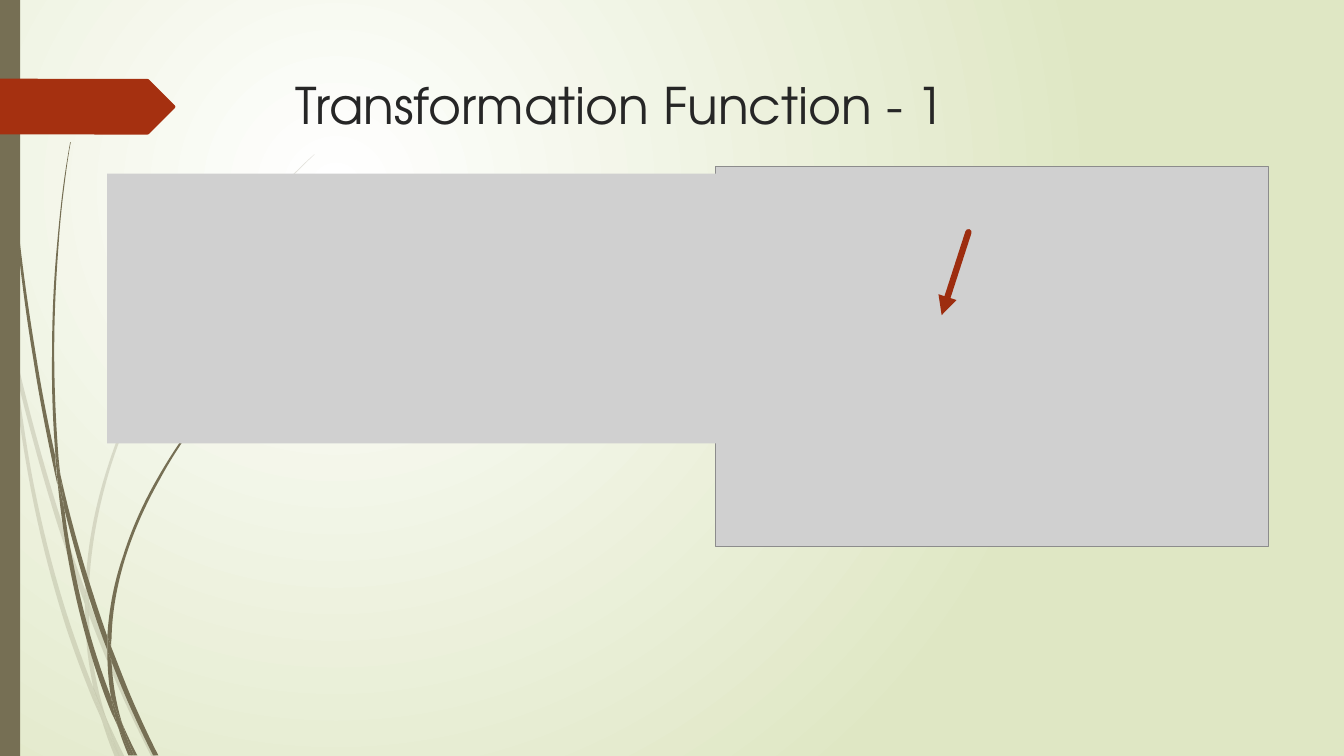
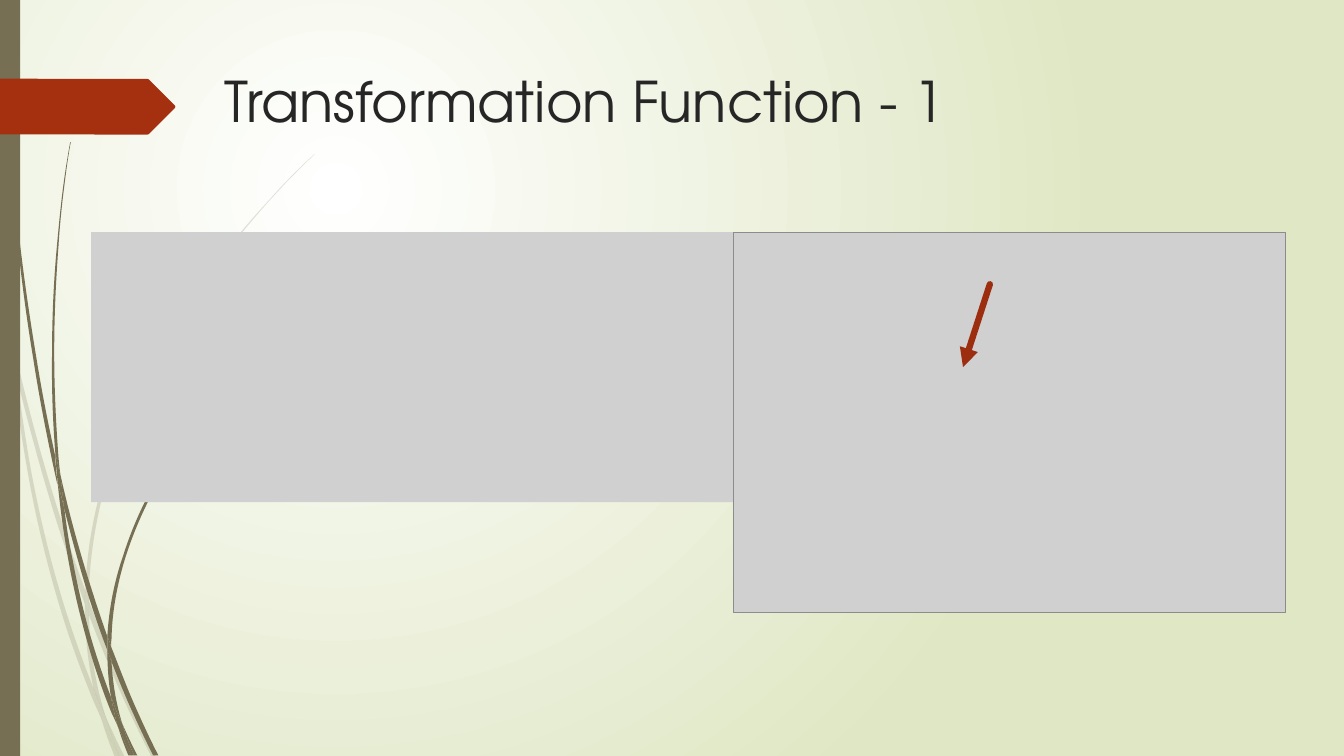
Before and after one commit to tedio85/Image-Processing-Final, a slide deck: slide 9 of DIP – Final Project.pptx (slide 6 before the commit). Drawn at 1344x756 pixels with LibreOffice and Linux fonts; fonts in the diff are those of the drawing; grey boxes stand for pictures. Boxes give left, top, right and bottom in pixels: in the first picture for what was removed or moved away, otherwise in the second. Text is boxed around its words. In the diff, an @@ line names an element or a change of style, - is before the commit and + after.

```diff
--- a/DIP – Final Project.pptx
+++ b/DIP – Final Project.pptx
@@ text "Transformation Function - 1" moved from (x1=296, y1=86, x2=945, y2=125) to (x1=224, y1=80, x2=945, y2=123) @@
@@ text "Transformation Function - 1" at (x1=224, y1=80, x2=945, y2=123): size 36 to 40 pt @@
@@ picture moved from (x1=107, y1=173, x2=749, y2=444) to (x1=92, y1=232, x2=734, y2=502) @@
@@ picture moved from (x1=716, y1=166, x2=1268, y2=546) to (x1=733, y1=232, x2=1286, y2=612) @@
@@ arrow moved from (969, 232) - (942, 316) to (990, 284) - (963, 367) @@
```
Also in this commit, not shown: 3 other slides changed, 4 slides added, 4 other files.
